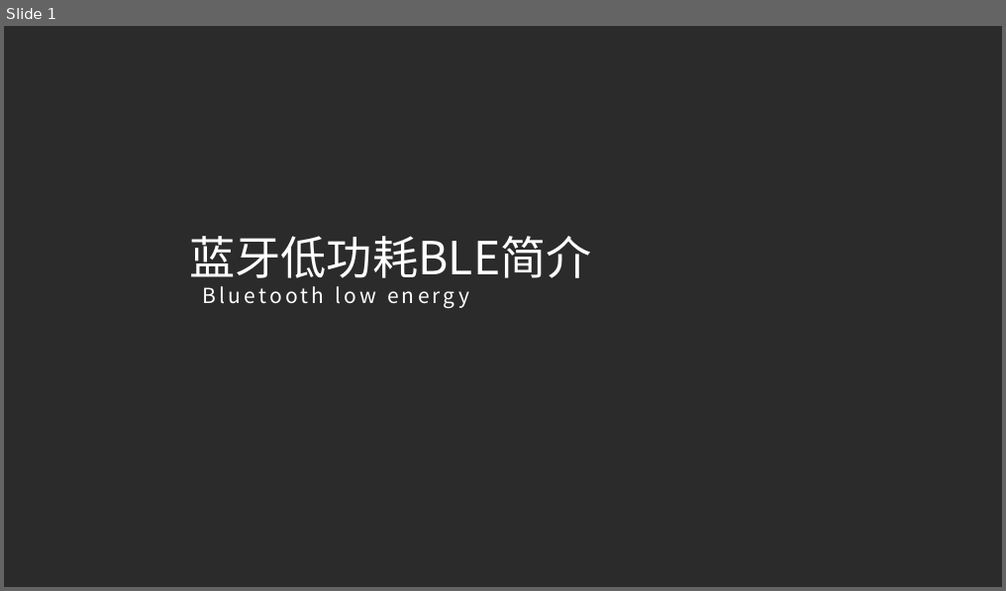
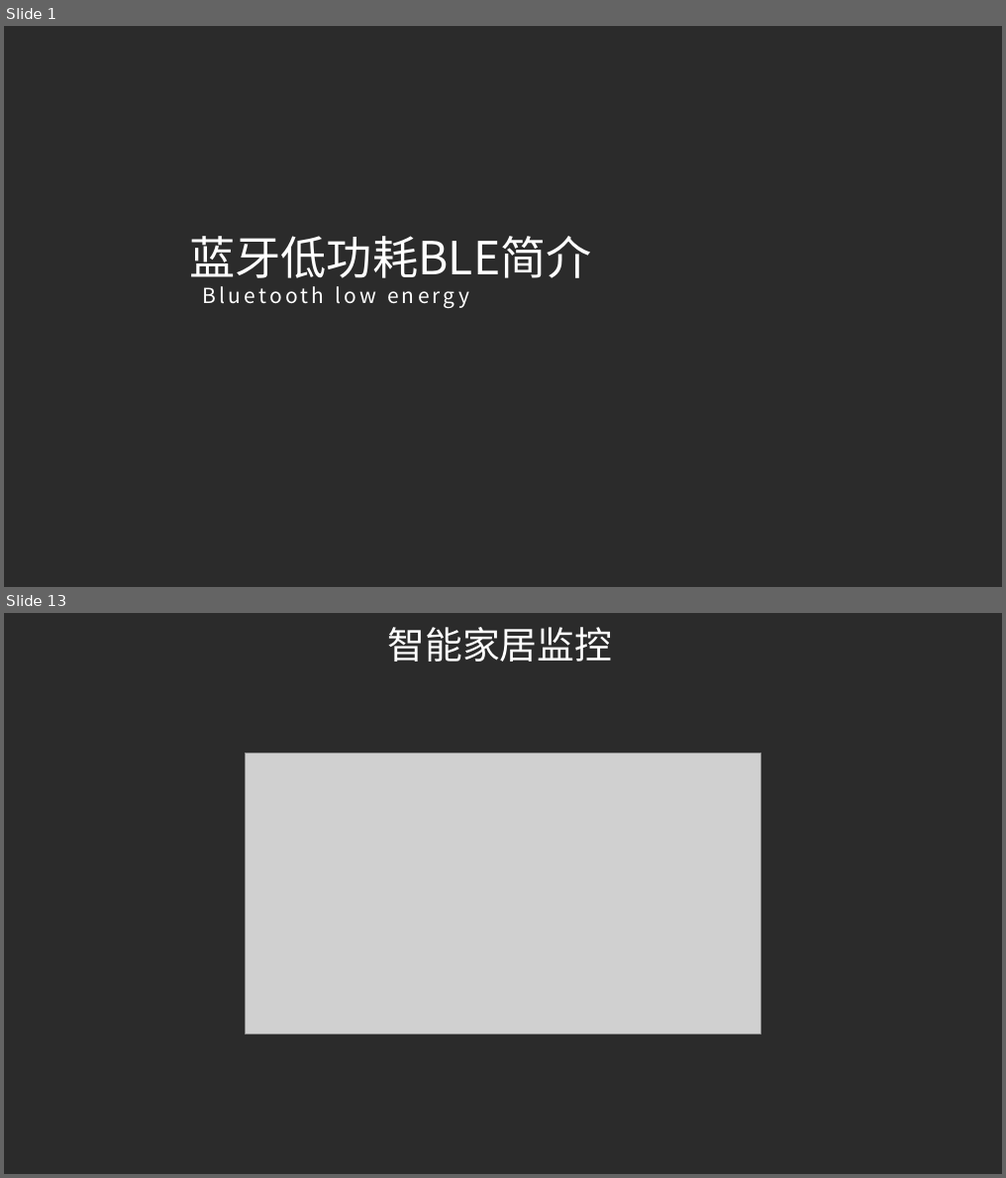
Before and after one commit to PengleiYu/BLE_PPT, a slide deck: BLE蓝牙低功耗简介.pptx. Shown one above the other, each under a label of ours: slide 1 before the commit, slides 1 and 13 after it; the slides between them are not shown. The pictures are 1006x591 and 1006x1178 pixels, drawn with LibreOffice and Linux fonts; fonts in the diff are those of the drawing; grey boxes stand for pictures; background and template pictures are left out; a plain dark background stands for a picture behind light text. Boxes give left, top, right and bottom in pixels: in the first picture for what was removed or moved away, otherwise in the second. Text is boxed around its words. In the diff, an @@ line names an element or a change of style, - is before the commit and + after.

```diff
--- a/BLE蓝牙低功耗简介.pptx
+++ b/BLE蓝牙低功耗简介.pptx
@@ slide 13 added at [4,613,1002,1174], background picture (left out) @@
@@ title added at [387,627,612,662], 36 pt, text #FFFFFF @@
+智能家居监控
@@ picture added at [245,754,761,1035] @@
```
Also in this commit, not shown: 1 slide changed, 27 other slides added, 3 slides removed.
